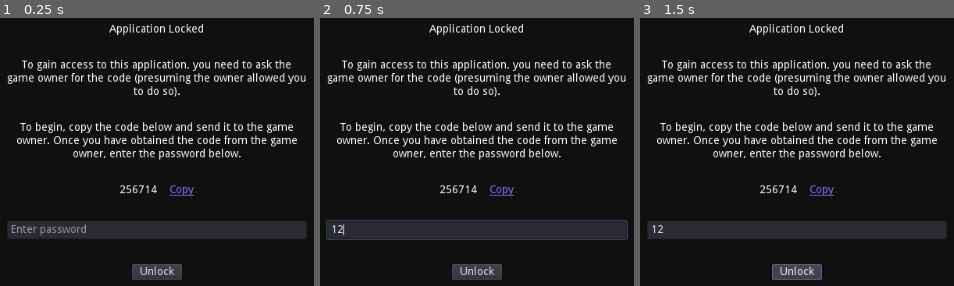
Above: before the commit, frames 1-3 (left to right).
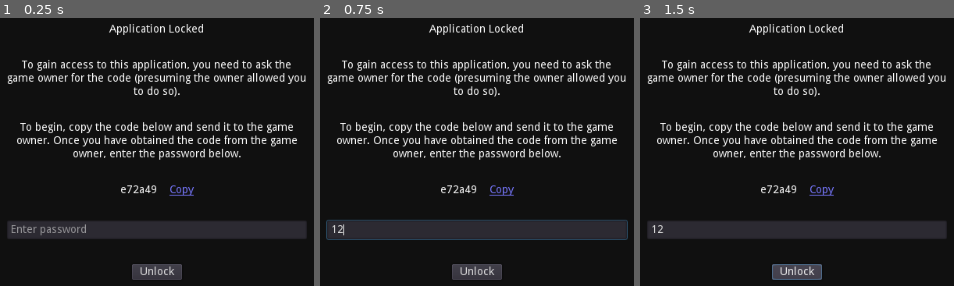
Above: after the commit, the same moments.

Repository: Firstject/godot-app-locker
Game: Godot game, scene res://Src/Autoload/AppLockWindow/AppLockWindow.tscn
Two runs of this game, one before a commit and one after it. Both use one fixed random seed, a clock stepped at 60 frames per second and the inputs below. The project has no main scene, so this scene is started directly.
Inputs (mouse positions are in pixels of both pictures, inside the frame that each line leads up to):
- Up to frame 1 (0.25 s): no input
- Up to frame 2 (0.75 s): click (477, 229) at 0.52 s; type "12" at 0.6 s
- Up to frame 3 (1.5 s): click "Unlock" at 1.25 s

The runs differ from the first frame. In frame 1, 0.2% of the frame differs, in the area x 38-50%, y 62-66%; in frame 2, 0.2%; in frame 3, 0.2%.

Commit message:
Add update request code on app start

Diff:
--- a/Project/Src/Autoload/AppLockWindow/AppLockWindow.gd
+++ b/Project/Src/Autoload/AppLockWindow/AppLockWindow.gd
@@ -31,6 +31,9 @@
 #      Notifications
 #-------------------------------------------------
 
+func _ready() -> void:
+	_update_request_code()
+
 #-------------------------------------------------
 #      Virtual Methods
 #-------------------------------------------------
@@ -54,6 +57,10 @@
 #      Private Methods
 #-------------------------------------------------
 
+func _update_request_code():
+	var ahl = AppHashLock.new()
+	ask_code_label.set_text(ahl.get_request_code(my_unique_code))
+
 #-------------------------------------------------
 #      Setters & Getters
 #-------------------------------------------------
